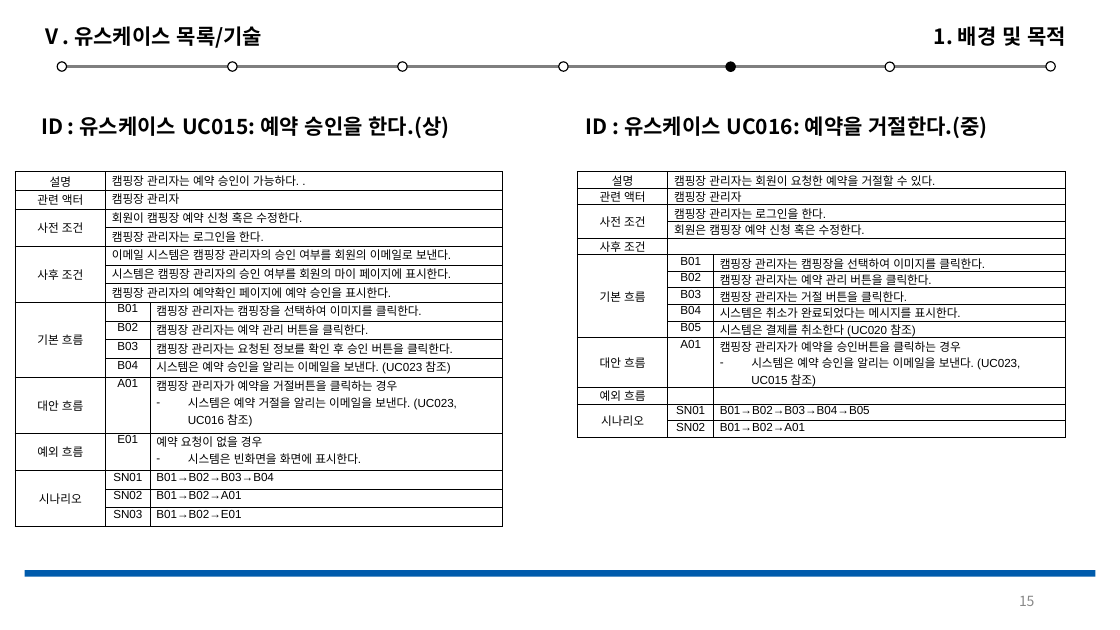
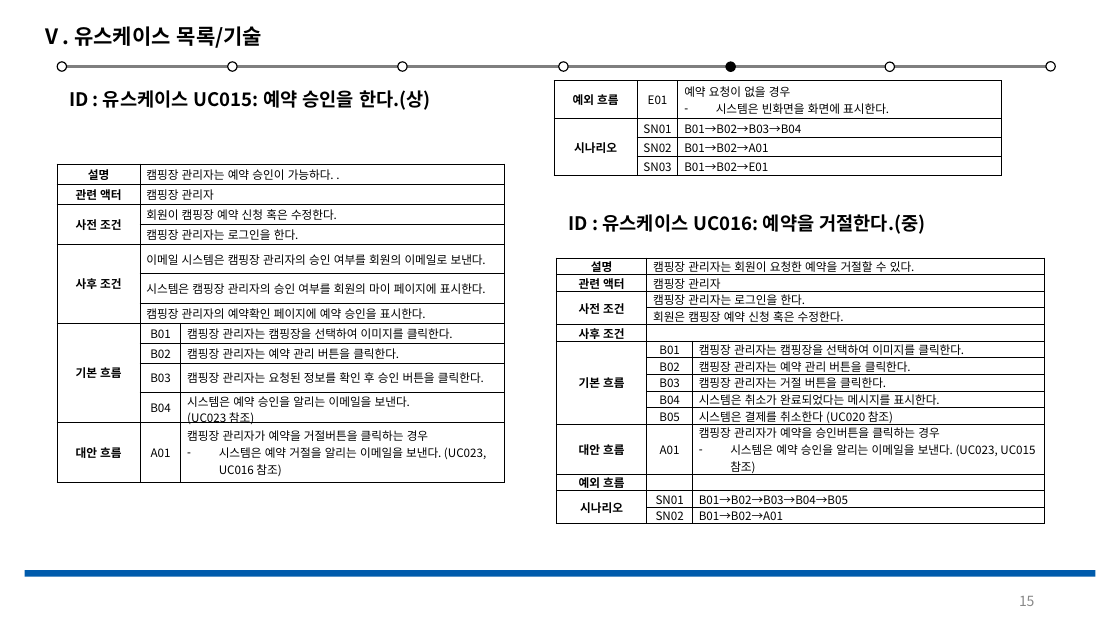
Before and after one commit to Jeeseob/SoftwareEngineering, a slide deck: slide 15 of 소공.pptx. Drawn at 1120x630 pixels with LibreOffice and Linux fonts; fonts in the diff are those of the drawing. Boxes give left, top, right and bottom in pixels: in the first picture for what was removed or moved away, otherwise in the second. Text is boxed around its words. In the diff, an @@ line names an element or a change of style, - is before the commit and + after.

```diff
--- a/소공.pptx
+++ b/소공.pptx
@@ text removed at [934,26,1067,46] @@
-1. 배경 및 목적
@@ text "ID : 유스케이스 UC015: 예약 ...": place and size @@
-text "ID : 유스케이스 UC015: 예약 ..." at [41,116,450,138]
+text "ID : 유스케이스 UC015: 예약 ..." at [69,90,431,110]
@@ text "ID : 유스케이스 UC015: 예약 ..." at [69,90,431,110]: size 18 to 16 pt @@
@@ table added at [555,81,1002,176], 4 rows, 3 columns @@
+예외 흐름 | E01 | 예약 요청이 없을 경우 / 시스템은 빈화면을 화면에 표시한다.
+시나리오 | SN01 | B01→B02→B03→B04
+ | SN02 | B01→B02→A01
+ | SN03 | B01→B02→E01
@@ table at [57,164,505,482] @@
-row 11, column 3: 시스템은 예약 승인을 알리는 이메일을 보낸다. (UC023 참조)
+row 11, column 3: 시스템은 예약 승인을 알리는 이메일을 보낸다. / (UC023 참조)
-row 13: 예외 흐름 | E01 | 예약 요청이 없을 경우 / 시스템은 빈화면을 화면에 표시한다.
-row 14: 시나리오 | SN01 | B01→B02→B03→B04
-row 15:  | SN02 | B01→B02→A01
-row 16:  | SN03 | B01→B02→E01
@@ table: place and size @@
-table at [15,171,503,522]
+table at [57,164,505,482]
@@ text "ID : 유스케이스 UC016: 예약을 ..." at [569,214,926,234]: size 18 to 16 pt @@
@@ text "ID : 유스케이스 UC016: 예약을 ...": place and size @@
-text "ID : 유스케이스 UC016: 예약을 ..." at [586,116,988,138]
+text "ID : 유스케이스 UC016: 예약을 ..." at [569,214,926,234]
@@ table at [556,258,1045,528] @@
@@ font Arial to Noto Sans CJK KR @@
@@ bold on in "설명", "관련 액터", "사전 조건", "사후 조건" and 4 more places @@
@@ table: place and size @@
-table at [577,171,1066,447]
+table at [556,258,1045,528]
```
Also in this commit, not shown: 19 other slides changed, 1 slide added, 2 slides removed.
